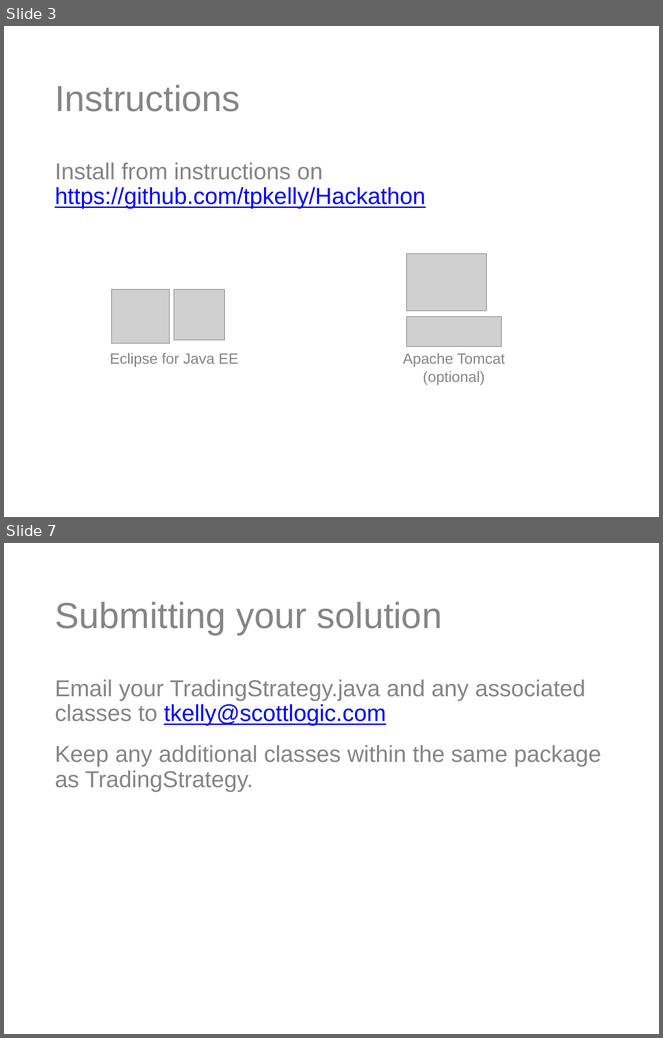
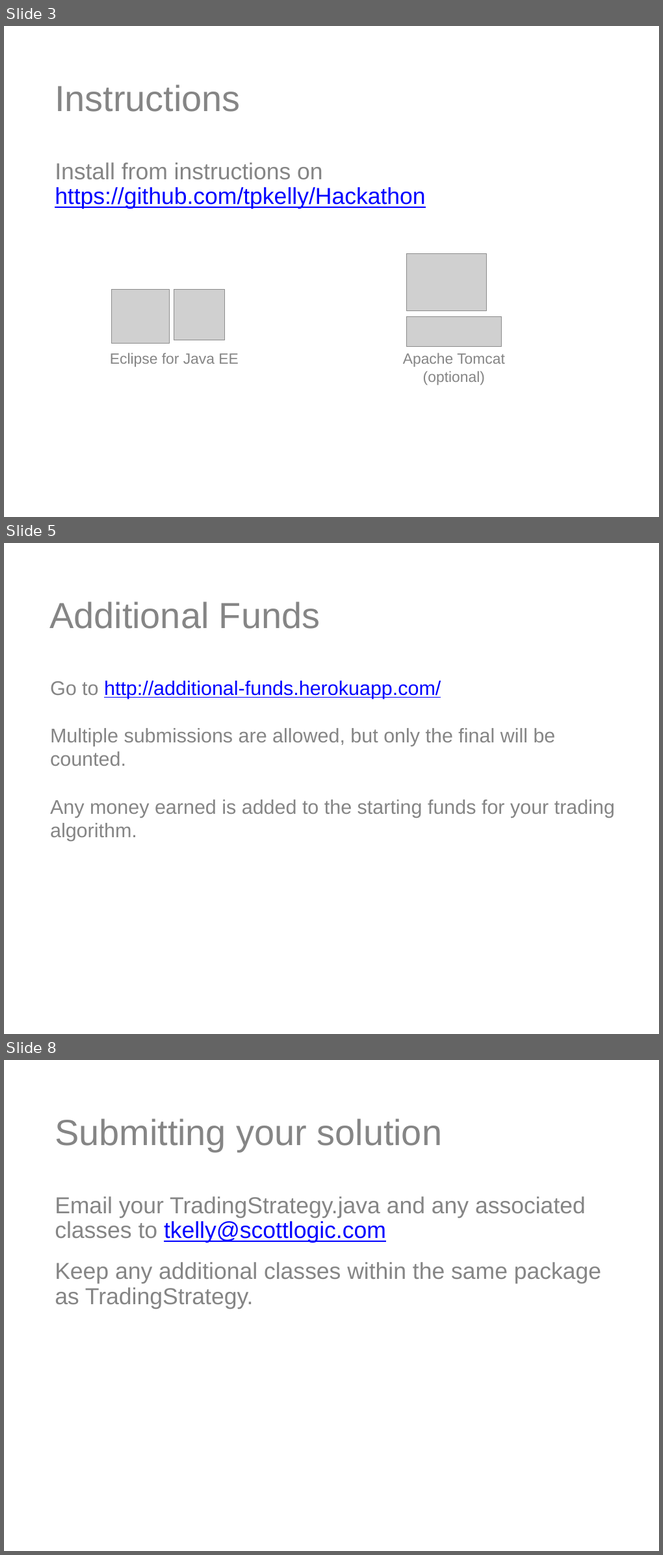
Before and after one commit to tpkelly/Hackathon, a slide deck: spec/Hackathon.pptx. Shown one above the other, each under a label of ours: slides 3 and 7 before the commit, slides 3, 5 and 8 after it; the slides between them are not shown. The pictures are 663x1038 and 663x1555 pixels, drawn with LibreOffice and Linux fonts; fonts in the diff are those of the drawing; grey boxes stand for pictures; background and template pictures are left out. Boxes give left, top, right and bottom in pixels: in the first picture for what was removed or moved away, otherwise in the second. Text is boxed around its words. In the diff, an @@ line names an element or a change of style, - is before the commit and + after.

```diff
--- a/spec/Hackathon.pptx
+++ b/spec/Hackathon.pptx
@@ slide 5 added at [4, 543, 659, 1034], background #FFFFFF @@
@@ text added at [50, 601, 320, 629], 44 pt, text #858585 @@
+Additional Funds
@@ text added at [50, 681, 615, 841], 24 pt, text #858585 @@
+Go to http://additional-funds.herokuapp.com/
+Multiple submissions are allowed, but only the final will be counted.
+Any money earned is added to the starting funds for your trading algorithm.
@@ what was slide 7 is now slide 8 @@
```
Also in this commit, not shown: 3 slides changed, 1 other file.
